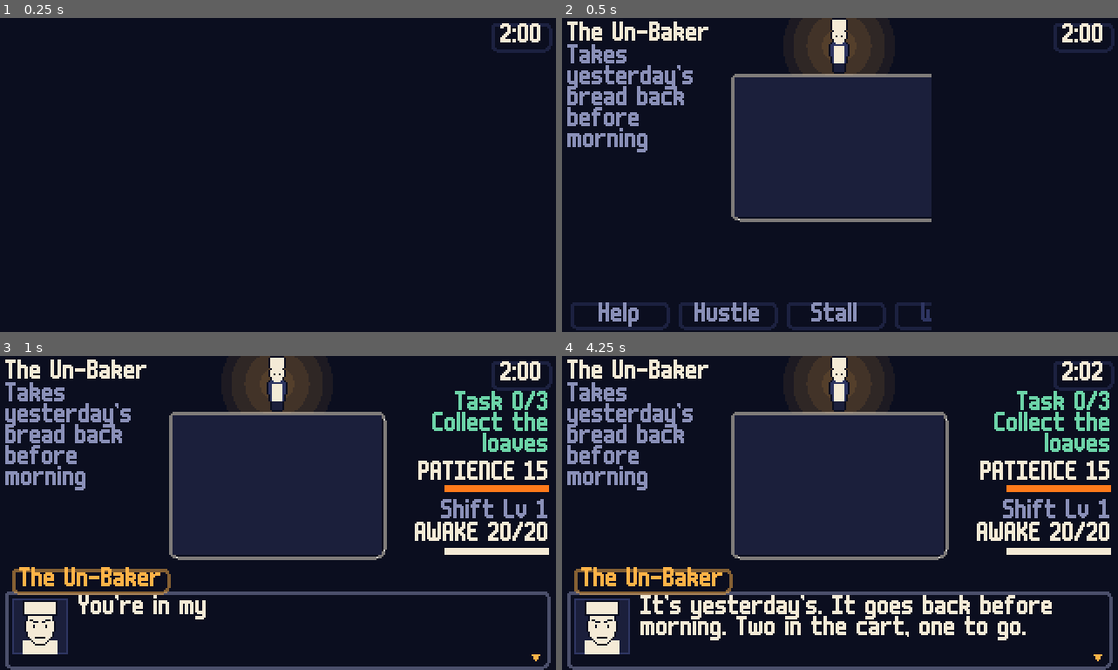
Above: before the commit, frames 1-4 (two rows, left to right).
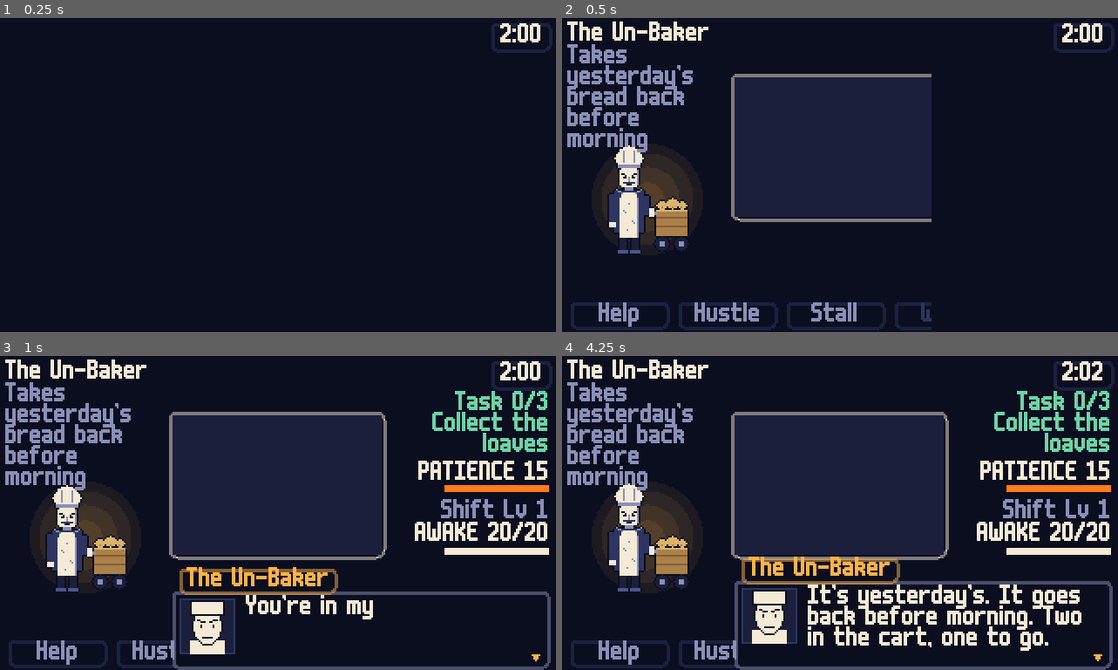
Above: after the commit, the same moments.

Repository: bryanwoods/nightshift
Game: Godot game, scene res://dev/test_battle.tscn
Same seed, same stepped clock (60 frames per second), same inputs: the game is played once before the commit and once after it. This scene is started directly instead of the project's main scene.
Inputs (mouse positions are in pixels of both pictures, inside the frame that each line leads up to):
- Up to frame 1 (0.25 s): no input
- Up to frame 2 (0.5 s): no input
- Up to frame 3 (1 s): tap Enter at 0.5 s; move the mouse to (400, 497) at 0.52 s; hold Right (move_right) from 0.53 s (still down); hold Z (confirm) from 0.53 s (still down); click (400, 497) at 0.67 s; tap Space at 0.77 s
- Up to frame 4 (4.25 s): move the mouse to (728, 528) at 1.27 s; release Right (move_right) at 1.28 s; release Z (confirm) at 1.28 s; hold Down (move_down) 1.28-2.03 s; tap Z (confirm) at 1.35, 2, 3.05 s; tap Space at 1.52, 3.02, 3.77 s; move the mouse to (895, 443) at 2.02 s; hold Right (move_right) 2.03-2.78 s; hold Z (confirm) 2.03-2.78 s; tap R (rewind) at 2.1 s; move the mouse to (812, 575) at 2.77 s; hold Up (move_up) 2.78-3.53 s; tap Enter at 2.85 s; click (812, 575) at 2.92 s; move the mouse to (1006, 560) at 3.52 s; hold Left (move_left) from 3.53 s (still down); hold Z (confirm) from 3.53 s (still down); tap Shift at 3.6 s; tap X (cancel) at 4.15 s

Frame 1 is identical in both runs. In frame 2, 6.5% of the frame differs, in the area x 7-58%, y 0-75%; in frame 3, 14%; in frame 4, 19%, in the area x 0-100%, y 0-100%.

Commit message:
Stand the worker beside the arena, and list Pockets in the arena
The battle sheets are 64 pixels tall, so they do not fit above the
120x80 arena. The speech bubble sat in a 66-pixel column and wrapped
every few words. Pockets used the textbox, which had no room for a
line under the selected item.

The worker now stands in the left column under the name and job, feet
at y 136. The textbox starts at x 100 during a fight, so it never
covers the worker. The speech bubble sits in the strip under the
arena: at least 100 pixels wide, 4 pixels of padding, and kept inside
the screen. Battle prompts sit inside the top of the arena. Pockets
lists the items inside the arena, with the effect of the selected
item ("+8 Awake") on the line under it. The effect is a new field in
data/items.json.

A job has at most 6 words, so it fits in four lines beside the arena.
The Window Washer and the Puddle Keeper have shorter jobs. The
validator reports a longer job and a worker with no battle sheet.
show_choice_rewards in data/tuning.json shows or hides the hours on
the spare-or-finish choice. It is on until Tadzio decides. All eleven
headless bot routes and the screenshot tour pass.

Co-Authored-By: Claude Opus 5.5 <noreply@anthropic.com>

Diff:
--- a/data/items.json
+++ b/data/items.json
@@ -1,9 +1,9 @@
 {
   "id": "items",
   "items": {
-    "heel_of_bread": { "name": "Heel of bread", "awake": 8, "use_text": "You eat the heel of bread. +8 Awake." },
-    "squeaky_cloth": { "name": "Squeaky cloth", "block": true, "use_text": "You hold up the squeaky cloth. The next hit slides off." },
-    "jar_of_puddle": { "name": "Jar of puddle", "awake": 5, "use_text": "You splash your face with the jar of puddle. +5 Awake." },
+    "heel_of_bread": { "name": "Heel of bread", "awake": 8, "effect": "+8 Awake", "use_text": "You eat the heel of bread. +8 Awake." },
+    "squeaky_cloth": { "name": "Squeaky cloth", "block": true, "effect": "Blocks one hit", "use_text": "You hold up the squeaky cloth. The next hit slides off." },
+    "jar_of_puddle": { "name": "Jar of puddle", "awake": 5, "effect": "+5 Awake", "use_text": "You splash your face with the jar of puddle. +5 Awake." },
     "pocket_watch": { "name": "Pocket watch" },
     "punch_card": { "name": "Punch card" },
     "key_to_nothing": { "name": "A key to nothing" }
--- a/data/tuning.json
+++ b/data/tuning.json
@@ -28,6 +28,7 @@
   "rewind_tutorial_slowmo": 0.2,
   "rewind_tutorial_lookahead": 0.3,
   "arena_default": [120, 80],
+  "show_choice_rewards": true,
   "hustle": { "center_damage": 5, "edge_damage": 2, "center_zone": 0.22, "sweep_seconds": 1.1 },
   "battle_wipe_seconds": 0.6,
   "white_fade_seconds": 1.5,
--- a/data/workers/puddle_keeper.json
+++ b/data/workers/puddle_keeper.json
@@ -2,7 +2,7 @@
   "id": "puddle_keeper",
   "todo": "TODO(Tadzio): rename or replace this worker. It is a placeholder and an example.",
   "name": "The Puddle Keeper",
-  "job": "Keeps the night's puddles from drying before morning",
+  "job": "Keeps the puddles wet till morning",
   "sprite": "puddle_keeper",
   "patience": 18,
   "hours": 8,
--- a/data/workers/window_washer.json
+++ b/data/workers/window_washer.json
@@ -2,7 +2,7 @@
   "id": "window_washer",
   "todo": "TODO(Tadzio): rename or replace this worker. It is a placeholder and an example.",
   "name": "The Window Washer",
-  "job": "Washes the reflections out of windows so sleepers don't see themselves",
+  "job": "Washes reflections out of windows",
   "sprite": "window_washer",
   "patience": 18,
   "hours": 8,
--- a/src/battle/battle.gd
+++ b/src/battle/battle.gd
@@ -8,11 +8,15 @@
 signal _menu_done(choice: String)
 signal _phase_done
 signal _hustle_done(damage: int)
+signal _item_done(item: String)
 
 const ARENA_CENTER := Vector2(160, 74)
 const OPTIONS: Array[String] = ["help", "hustle", "stall", "wick", "pockets"]
 const WICK_OPTIONS: Array[String] = ["wick_light", "wick_hold"]
 const TOKEN_R := 3.0
+## Battle sheets stand in the left column with their feet here.
+const WORKER_FEET := Vector2(50, 136)
+const BAND_X := 100.0
 
 var worker: Dictionary = {}
 var worker_id: String = ""
@@ -50,6 +54,8 @@
 var _bubble_t: float = -1.0
 var _bubble_pitch: float = 1.0
 var _bubble_seen: int = 0
+var _items: Array[String] = []
+var _item_cursor: int = -1
 
 var _root: Control
 var _arena: Arena
@@ -70,10 +76,9 @@
 var _buttons: Array[Label] = []
 var _hint: Label
 var _flavor: Label
+var _effect: Label
 var _bubble: Panel
 var _bubble_text: Label
-var _bubble_tail: Polygon2D
-var _header: Array[Label] = []
 var _stats: Dictionary = {"turns": 0, "hits": 0, "damage": 0, "rewinds": 0, "blocked": 0, "actions": [], "hustle": []}
 var _start_msec: int = 0
 var _start_minute: int = 0
@@ -94,10 +99,11 @@
 	awake = awake_max
 	var dflt: Array = Game.tuning.get("arena_default", [120, 80])
 	base_arena = Pattern.arena_for(worker, Vector2(float(dflt[0]), float(dflt[1])))
-	_idle_frames = int(worker.get("idle_frames", 1))
+	_idle_frames = 2
 	Game.rewind_charges = int(Game.tuning.get("rewind_charges", 3))
 	Game.charges_changed.emit()
 	_build()
+	DialogueRunner.textbox.inset = BAND_X - 4.0
 	_start_msec = Time.get_ticks_msec()
 	_start_minute = NightClock.minute
 	Game.playtest("battle_start", {"worker": worker_id})
@@ -132,6 +138,7 @@
 	Game.playtest("battle_end", _stats)
 	if not Game.night_over:
 		await _wipe_out()
+	DialogueRunner.textbox.inset = 0.0
 	finished.emit(result)
 
 
@@ -166,21 +173,38 @@
 	return ""
 
 
-## Pockets: the items that do something in a fight. Close goes back to the menu.
+## Pockets: the items that do something in a fight, listed in the arena with the effect of
+## the selected one under it. Close goes back to the menu.
 func _pick_item() -> String:
-	var usable: Array[String] = []
-	var names: Array[String] = []
+	_items.clear()
 	for it in Game.items:
 		var info: Dictionary = Game.item_info.get(it, {})
 		if info.has("awake") or info.has("block"):
-			usable.append(it)
-			names.append(Game.item_name(it))
-	if usable.is_empty():
+			_items.append(it)
+	if _items.is_empty():
 		await DialogueRunner.run("battle_pockets_empty")
 		return ""
-	names.append(Game.text("pockets_close"))
-	var pick: int = await DialogueRunner.ask("narrator", "", names)
-	return usable[pick] if pick >= 0 and pick < usable.size() else ""
+	_item_cursor = 0
+	_input_at = Time.get_ticks_msec() + 150
+	_show_items()
+	var pick: String = await _item_done
+	_item_cursor = -1
+	_flavor.visible = false
+	_effect.visible = false
+	return pick
+
+
+func _show_items() -> void:
+	var lines: PackedStringArray = []
+	for i in _items.size() + 1:
+		lines.append(("> " if i == _item_cursor else "  ") + (Game.item_name(_items[i]) if i < _items.size() else Game.text("pockets_close")))
+		if i == _item_cursor:
+			lines.append("")
+	_flavor.text = "\n".join(lines)
+	_flavor.visible = true
+	_effect.text = str(Game.item_info.get(_items[_item_cursor], {}).get("effect", "")) if _item_cursor < _items.size() else ""
+	_effect.position.y = _flavor.position.y + (_item_cursor + 1) * _flavor.get_line_height()
+	_effect.visible = true
 
 
 func _use_item(item: String) -> void:
@@ -292,10 +316,10 @@
 ## Patience is gone: let them go, or clock them out. Help is not offered again.
 func _finish_them() -> bool:
 	var spare_h := mini(1, int(worker.get("hours", 0)))
-	var options: Array[String] = [
-		"%s (%s)" % [Game.text("spare_option"), Game.hours_text(spare_h)],
-		"%s (%s)" % [Game.text("finish_option"), Game.hours_text(int(worker.get("hours", 0)))],
-	]
+	var options: Array[String] = [Game.text("spare_option"), Game.text("finish_option")]
+	if bool(Game.tuning.get("show_choice_rewards", true)):
+		options[0] += " (%s)" % Game.hours_text(spare_h)
+		options[1] += " (%s)" % Game.hours_text(int(worker.get("hours", 0)))
 	if DialogueRunner.autoplay:
 		return DialogueRunner.autoplay_fight == "finish"
 	var prompt := Game.text("spare_prompt").replace("{name}", Game.display_name(worker_id))
@@ -379,9 +403,9 @@
 	var size := Pattern.arena_for(p, base_arena)
 	_hint.visible = false
 	_flavor.visible = false
+	await _arena.tween_size(size)
 	_show_bubble(_pending_bubble if _pending_bubble != "" else _turn_id("turn_lines"))
 	_pending_bubble = ""
-	await _arena.tween_size(size)
 	_pattern = Pattern.create(p, size, int(worker.get("hit_damage", 2)))
 	if _pattern == null or over:
 		return
@@ -403,8 +427,6 @@
 	_arena.pattern = null
 	_arena.token_visible = false
 	_bubble.visible = false
-	for l in _header:
-		l.visible = true
 	_bubble_t = -1.0
 	_turn += 1
 	if not over:
@@ -512,7 +534,7 @@
 
 func _show_prompt(t: String, seconds: float) -> void:
 	_prompt.text = t
-	_prompt.position.y = ARENA_CENTER.y + _arena.size.y / 2.0 + 4.0
+	_prompt.position.y = ARENA_CENTER.y - _arena.size.y / 2.0 + 3.0
 	_prompt.visible = true
 	_prompt_t = seconds
 
@@ -554,6 +576,19 @@
 			_hustle_done.emit(int(h.get("center_damage", 5)) if centered else int(h.get("edge_damage", 2)))
 		elif _hustle_t >= 1.0:
 			_hustle_done.emit(0)
+		return
+	if _item_cursor >= 0:
+		var step := int(Input.is_action_just_pressed("move_down")) - int(Input.is_action_just_pressed("move_up"))
+		if step != 0:
+			_item_cursor = wrapi(_item_cursor + step, 0, _items.size() + 1)
+			AudioBus.sfx("cursor")
+			_show_items()
+		elif confirm:
+			AudioBus.sfx("confirm")
+			_item_done.emit(_items[_item_cursor] if _item_cursor < _items.size() else "")
+		elif Input.is_action_just_pressed("cancel"):
+			AudioBus.sfx("cancel")
+			_item_done.emit("")
 		return
 	if not _menu_on:
 		return
@@ -600,27 +635,25 @@
 	bg.color = Game.color("ink")
 	bg.size = Vector2(320, 180)
 	_root.add_child(bg)
-	var sheet := "res://assets/sprites/%s.png" % str(worker.get("sprite", worker_id))
+	var sheet := "res://assets/sprites/%s_battle.png" % str(worker.get("sprite", worker_id))
 	if ResourceLoader.exists(sheet):
 		var tex: Texture2D = load(sheet)
 		_worker_sprite = Sprite2D.new()
 		_worker_sprite.texture = tex
-		_worker_sprite.hframes = 4
-		_worker_sprite.vframes = 4
+		_worker_sprite.hframes = _idle_frames
 		_worker_sprite.centered = false
-		_worker_sprite.offset = Vector2(-tex.get_width() / 8.0, -tex.get_height() / 4.0)
-		var frame := tex.get_image().get_region(Rect2i(0, 0, tex.get_width() / 4, tex.get_height() / 4))
-		_worker_base = Vector2(160, maxf(ARENA_CENTER.y - base_arena.y / 2.0 - 2, frame.get_height() - frame.get_used_rect().position.y))
+		_worker_sprite.offset = Vector2(-tex.get_width() / 2.0 / _idle_frames, -tex.get_height())
+		_worker_base = WORKER_FEET
 		_worker_sprite.position = _worker_base
 		_glow = Sprite2D.new()
 		_glow.texture = load("res://assets/sprites/light_radial.png")
 		_glow.modulate = Color(Game.color("lamp"), 0.3)
-		_glow.position = _worker_base - Vector2(0, tex.get_height() / 8.0)
+		_glow.position = _worker_base - Vector2(0, tex.get_height() / 2.0)
 		_root.add_child(_glow)
 		_root.add_child(_worker_sprite)
 	var tag := bool(worker.get("name_tag", true))
-	_header.append(_label(Vector2(4, 2), str(worker.get("name", worker_id)) if tag else "", "moon"))
-	_header.append(_label(Vector2(4, 15), str(worker.get("job", "")) if tag else "", "fog", 90))
+	_label(Vector2(4, 2), str(worker.get("name", worker_id)) if tag else "", "moon")
+	_label(Vector2(4, 15), str(worker.get("job", "")) if tag else "", "fog", 92)
 	_task_label = _right(20, "wake")
 	_arena = Arena.new()
 	_arena.position = ARENA_CENTER
@@ -628,10 +661,10 @@
 	_arena.set_size(base_arena)
 	var text_w := base_arena.x - 12.0
 	_flavor = _label(ARENA_CENTER + Vector2(-text_w / 2.0, -base_arena.y / 2.0 + 3), "", "moon", text_w)
-	_hint = _label(Vector2(8, ARENA_CENTER.y + base_arena.y / 2.0 + 4), "", "fog", 304)
+	_effect = _label(_flavor.position + Vector2(12, 0), "", "wake")
+	_hint = _label(Vector2(BAND_X, ARENA_CENTER.y + base_arena.y / 2.0 + 4), "", "fog", 316 - BAND_X)
 	_build_bubble()
-	_prompt = _label(Vector2(0, 30), "", "wake")
-	_prompt.size = Vector2(320, 14)
+	_prompt = _label(Vector2(ARENA_CENTER.x - base_arena.x / 2.0, 0), "", "wake", base_arena.x)
 	_prompt.horizontal_alignment = HORIZONTAL_ALIGNMENT_CENTER
 	_prompt.add_theme_color_override("font_outline_color", Game.color("ink"))
 	_prompt.add_theme_constant_override("outline_size", 2)
@@ -758,12 +791,13 @@
 	_root.add_child(_bubble)
 	_bubble_text = Label.new()
 	_bubble_text.autowrap_mode = TextServer.AUTOWRAP_WORD_SMART
-	_bubble_text.position = Vector2(5, 1)
+	_bubble_text.position = Vector2(5, 5)
 	_bubble_text.add_theme_color_override("font_color", Game.color("ink"))
 	_bubble.add_child(_bubble_text)
-	_bubble_tail = Polygon2D.new()
-	_bubble_tail.color = Game.color("moon")
-	_bubble.add_child(_bubble_tail)
+	var tail := Polygon2D.new()
+	tail.color = Game.color("moon")
+	tail.polygon = PackedVector2Array([Vector2(1, 4), Vector2(-6, 7), Vector2(1, 10)])
+	_bubble.add_child(tail)
 
 
 ## A worker line beside the worker. It types out while the dodge phase starts and never waits for a key.
@@ -774,19 +808,16 @@
 		return
 	_bubble_pitch = float(DialogueRunner.speakers.get(str(line.get("speaker", "")), {}).get("pitch", 1.0))
 	var font := _bubble_text.get_theme_font("font")
-	var max_w := 66.0
+	var max_w := 316.0 - BAND_X - 10.0
 	var size := font.get_multiline_string_size(text, HORIZONTAL_ALIGNMENT_LEFT, max_w, _bubble_text.get_theme_font_size("font_size"))
 	_bubble_text.size = Vector2(max_w, size.y)
 	_bubble_text.text = text
 	_bubble_text.visible_characters = 0
-	var w := minf(size.x, max_w) + 11.0
-	var h := size.y + 4.0
-	_bubble.position = Vector2(4, 4)
+	var w := maxf(size.x, 90.0) + 10.0
+	var h := size.y + 8.0
+	_bubble.position = Vector2(BAND_X, minf(ARENA_CENTER.y + _arena.size.y / 2.0 + 4.0, 179.0 - h))
 	_bubble.size = Vector2(w, h)
-	_bubble_tail.polygon = PackedVector2Array([Vector2(w - 1, 5), Vector2(w + 6, 9), Vector2(w - 1, 12)])
 	_bubble.visible = true
-	for l in _header:
-		l.visible = false
 	_bubble_t = 0.0
 	_bubble_seen = 0
 
--- a/src/dialogue/textbox.gd
+++ b/src/dialogue/textbox.gd
@@ -31,6 +31,8 @@
 var _auto_t: float = 0.0
 var _last_press: int = -1
 var _blink: float = 0.0
+## Pixels kept clear on the left of the box. A fight sets it, so the worker stays in view.
+var inset: float = 0.0
 
 
 func _ready() -> void:
@@ -106,21 +108,22 @@
 
 func _layout() -> void:
 	var lh := float(_text.get_line_height())
-	var text_x := BOX_X + PAD + (PORTRAIT + 6 if _portrait.visible else 2)
+	var x := BOX_X + inset
+	var text_x := x + PAD + (PORTRAIT + 6 if _portrait.visible else 2)
 	_text.position = Vector2(text_x, 0)
 	_text.size = Vector2(BOX_X + BOX_W - PAD - 2 - text_x, 0)
 	var lines := maxi(1, _text.get_line_count()) if _text.text != "" else 0
 	var content := lines * lh + (_options.size() * lh + 2 if not _options.is_empty() else 0.0)
 	var h := maxf(maxf(content, PORTRAIT if _portrait.visible else 0.0) + PAD * 2, MIN_H)
 	var top := BOX_BOTTOM - h
-	_panel.position = Vector2(BOX_X, top)
-	_panel.size = Vector2(BOX_W, h)
-	_portrait.position = Vector2(BOX_X + PAD, top + PAD)
+	_panel.position = Vector2(x, top)
+	_panel.size = Vector2(BOX_W - inset, h)
+	_portrait.position = Vector2(x + PAD, top + PAD)
 	_text.position.y = top + PAD - 2
 	for i in _choice_labels.size():
 		_choice_labels[i].position = Vector2(text_x + 8, top + PAD - 2 + lines * lh + 2 + i * lh)
-	_name.position = Vector2(BOX_X + 8, top - 14)
-	_name_panel.position = Vector2(BOX_X + 4, top - 13)
+	_name.position = Vector2(x + 8, top - 14)
+	_name_panel.position = Vector2(x + 4, top - 13)
 	_name_panel.size = Vector2(_name.get_minimum_size().x + 8, 14)
 	_more.position = Vector2(BOX_X + BOX_W - 10, BOX_BOTTOM - 8)
 
--- a/src/validator.gd
+++ b/src/validator.gd
@@ -7,6 +7,8 @@
 const WORKERS := "res://data/workers/"
 ## SPEC.md, Art: a night room is never darker than this, so the room reads without the flashlight.
 const AMBIENT_FLOOR := 0.9
+## The job line sits in a 92 px column beside the arena.
+const JOB_WORDS := 6
 
 
 static func validate_all() -> void:
@@ -146,6 +148,10 @@
 	for f in ["name", "job", "sprite", "patience", "hours", "hit_damage", "patterns", "task", "dialogue"]:
 		if not d.has(f):
 			Game.report(file, f, "missing")
+	if str(d.get("job", "")).split(" ", false).size() > JOB_WORDS:
+		Game.report(file, "job", "has more than %d words, so it does not fit beside the arena" % JOB_WORDS)
+	if not ResourceLoader.exists("res://assets/sprites/%s_battle.png" % str(d.get("sprite", ""))):
+		Game.report(file, "sprite", "needs a battle sheet, assets/px/sprites/%s_battle.txt" % str(d.get("sprite", "")))
 	var pats: Array = d.get("patterns", [])
 	for i in pats.size():
 		var p: Dictionary = pats[i]
Not shown, changed: DEV.md
Not shown, changed: NOTES_FOR_BRYAN.md
Not shown, changed: SPEC.md
